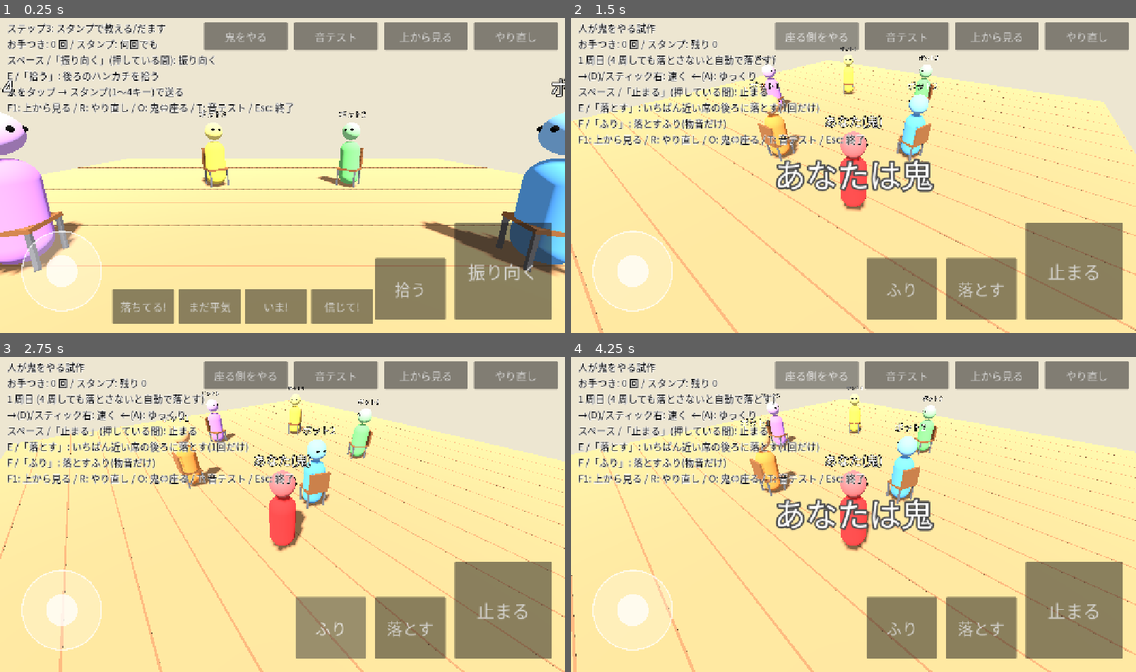
Above: before the commit, frames 1-4 (two rows, left to right).
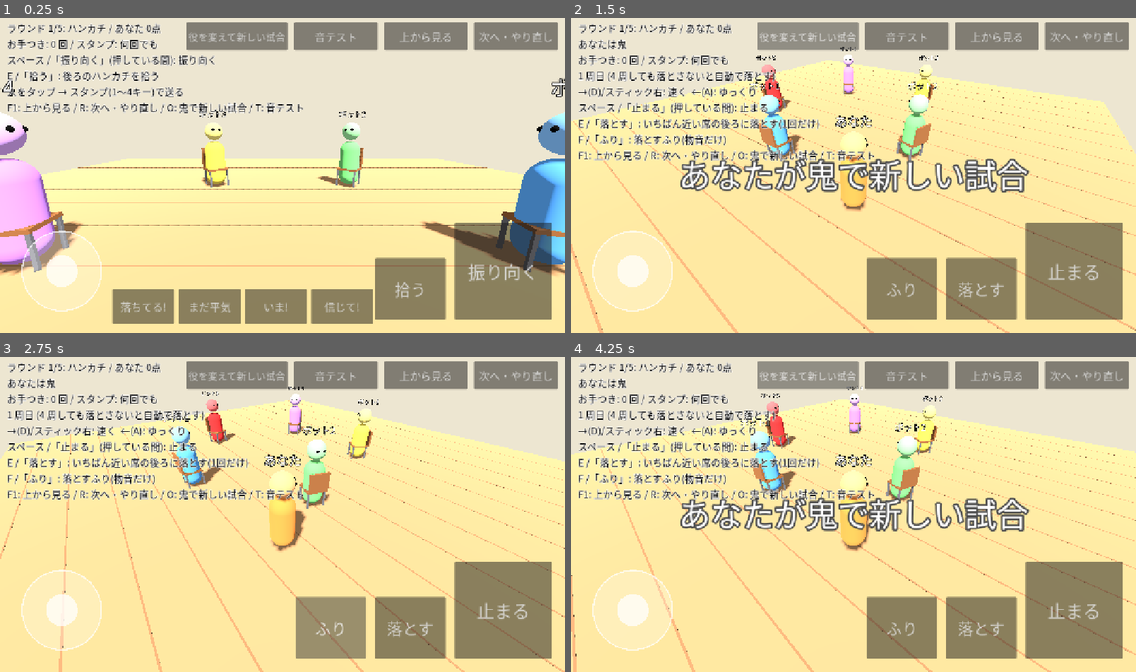
Above: after the commit, the same moments.

Repository: LisaYuumi/ushiro-micha-dame
Game: Godot game, scene res://scenes/main.tscn
The game is run twice, just before and just after one commit, with the same random seed, the same clock (stepped at 60 frames per second) and the same inputs.
Inputs (mouse positions are in pixels of both pictures, inside the frame that each line leads up to):
- Up to frame 1 (0.25 s): no input
- Up to frame 2 (1.5 s): click (1085, 36) at 0.5 s, where only the run before the commit has a clickable "やり直し"; click (819, 36) at 1.25 s, where only the run before the commit has a clickable "鬼をやる"
- Up to frame 3 (2.75 s): click "ふり" at 2 s
- Up to frame 4 (4.25 s): click (819, 375) at 2.75 s, where only the run before the commit has a clickable "座る側をやる"; click (808, 375) at 3.5 s, where only the run after the commit has a clickable "役を変えて新しい試合"

The runs differ from the first frame. In frame 1, 1.7% of the frame differs, in the area x 1-98%, y 1-31%; in frame 2, 13%; in frame 3, 9.4%; in frame 4, 13%, in the area x 1-98%, y 1-60%.

Commit message:
Five-round match with heavier items each round, and scores
- Items (classroom set): ハンカチ, 上履き, ランドセル, 机, 教卓
- Heavier items: louder, lower, farther-reaching drop sound; slower chaser
  and slower oni while carrying; bots notice sooner
- Players persist across rounds; the loser becomes the next oni
  (touched: oni again, sat: chaser, missed: the one who didn't notice)
- Scores: oni sat +3, chaser touched +3, missed -2; ranking at match end
- 次へ・やり直し: next round after a result, otherwise restart the round

Co-Authored-By: Claude Opus 5.5 <noreply@anthropic.com>
Claude-Session: https://claude.ai/code/session_018gGhz8RHTqLMKymXrJnaB4

Diff:
--- a/scripts/bot/bot_brain.gd
+++ b/scripts/bot/bot_brain.gd
@@ -63,7 +63,9 @@
 	if not state.has_handkerchief_behind(a):
 		return
 	if not _notice_left.has(a.id):
-		_notice_left[a.id] = rng.randf_range(GameConfig.BOT_NOTICE_TIME_MIN, GameConfig.BOT_NOTICE_TIME_MAX)
+		# 重い落とし物ほど置く音が大きいので、早く気づく
+		var k := lerpf(1.0, GameConfig.BOT_NOTICE_HEAVY, state.item_weight())
+		_notice_left[a.id] = rng.randf_range(GameConfig.BOT_NOTICE_TIME_MIN, GameConfig.BOT_NOTICE_TIME_MAX) * k
 	_notice_left[a.id] -= delta
 	if _notice_left[a.id] <= 0.0:
 		state.pick_up(a.id)
--- a/scripts/core/game_config.gd
+++ b/scripts/core/game_config.gd
@@ -106,3 +106,22 @@
 const ONI_MAX_LAPS_BEFORE_DROP := 4
 ## 鬼の「ふり」の物音で、その席のボットがだまされて振り向く確率(0〜1)
 const BOT_FEINT_FOOL_CHANCE := 0.3
+
+# --- 試合 ---
+## 1試合のラウンド数(落とし物は Items の順に重くなる)
+const ROUNDS_PER_MATCH := 5
+## 点数(企画書の仮の点数表)
+const SCORE_ONI_SAT := 3
+const SCORE_CHASER_TOUCHED := 3
+const SCORE_MISSED := -2
+
+# --- 落とし物の重さ(重さ 0 = ハンカチ、1 = 教卓) ---
+## 置く音の大きさ(dB)と、聞こえる距離。重いほど大きく遠くまで
+const DROP_VOLUME_DB_HEAVY := 6.0
+const DROP_SOUND_RANGE_HEAVY := 8.0
+## 拾って追いかける人の速さの倍率(重いほど遅い)
+const CARRY_SPEED_HEAVY := 0.7
+## 落とすまで鬼が持ち歩く間の速さの倍率
+const ONI_CARRY_SPEED_HEAVY := 0.8
+## ボットが気づくまでの時間の倍率(重いほど音が大きく、早く気づく)
+const BOT_NOTICE_HEAVY := 0.45
--- a/scripts/core/game_state.gd
+++ b/scripts/core/game_state.gd
@@ -87,6 +87,13 @@
 ## 勝敗。{"winner": id, "loser": id, "reason": "touched" / "sat" / "missed"}
 var result: Dictionary = {}
 
+## 試合: 今のラウンド(0 から)、点数(id -> 点)、試合が終わったか
+var round_index: int = 0
+var scores: Dictionary = {}
+var match_over: bool = false
+var _round_start_lineup: Array = []
+var _round_start_oni: int = -1
+
 ## いま表示中のスタンプ。受け取った人の id -> {"kind", "sender", "time_left", "truthful"}
 var active_stamps: Dictionary = {}
 
@@ -96,21 +103,15 @@
 var rng := RandomNumberGenerator.new()
 
 
-## ラウンドを最初から始める。seed を指定すると毎回同じ展開になる(テスト用)。
-## player_is_oni = true なら、この画面のプレイヤーが鬼になり、席にはボットが座る。
-func start_round(seed_value: int = -1, player_is_oni: bool = false) -> void:
-	oni_is_player = player_is_oni
-	local_player_id = GameConfig.SEAT_COUNT if player_is_oni else 0
+## 新しい試合を始める(ラウンド1から)。seed を指定すると毎回同じ展開になる(テスト用)。
+## player_is_oni = true なら、この画面のプレイヤーが最初の鬼になる。
+func start_match(seed_value: int = -1, player_is_oni: bool = false) -> void:
 	if seed_value >= 0:
 		rng.seed = seed_value
 	else:
 		rng.randomize()
-
 	seat_positions.clear()
 	seat_yaws.clear()
-	actors.clear()
-	events.clear()
-
 	for i in GameConfig.SEAT_COUNT:
 		var a := seat_angle(i)
 		seat_positions.append(_ring_point(a, GameConfig.RING_RADIUS))
@@ -123,37 +124,111 @@
 		Color(0.45, 0.8, 0.45),
 		Color(0.9, 0.8, 0.3),
 		Color(0.75, 0.5, 0.9),
-		Color(0.95, 0.6, 0.75),
+		Color(0.85, 0.2, 0.2),
 	]
-
-	for i in GameConfig.SEAT_COUNT:
+	# 登場人物は試合のあいだ同じ。席に5人、鬼が1人(id は 0〜5)
+	actors.clear()
+	local_player_id = GameConfig.SEAT_COUNT if player_is_oni else 0
+	var bot_no := 1
+	for i in GameConfig.SEAT_COUNT + 1:
 		var actor := Actor.new()
 		actor.id = i
 		actor.is_bot = i != local_player_id
-		if player_is_oni:
-			actor.display_name = "ボット%d" % (i + 1)
+		if actor.is_bot:
+			actor.display_name = "ボット%d" % bot_no
+			bot_no += 1
 		else:
-			actor.display_name = "あなた" if i == local_player_id else "ボット%d" % i
-		actor.color = palette[i % palette.size()]
-		actor.stamps_left = GameConfig.STAMPS_PER_ROUND
-		_sit(actor, i)
+			actor.display_name = "あなた"
+		actor.color = palette[0] if not actor.is_bot else palette[bot_no - 1]
 		actors.append(actor)
-
-	var oni := Actor.new()
-	oni.id = actors.size()
-	oni.is_bot = not player_is_oni
-	oni.display_name = "あなた(鬼)" if player_is_oni else "鬼"
-	oni.role = Role.ONI
-	oni.color = Color(0.85, 0.2, 0.2)
-	actors.append(oni)
-	oni_id = oni.id
+	scores = {}
+	for a in actors:
+		scores[a.id] = 0
+	round_index = 0
+	match_over = false
+	var lineup := []
+	for i in GameConfig.SEAT_COUNT:
+		lineup.append(i)
+	_begin_round(lineup, GameConfig.SEAT_COUNT)
+
+
+## 互換用: 新しい試合を始める
+func start_round(seed_value: int = -1, player_is_oni: bool = false) -> void:
+	start_match(seed_value, player_is_oni)
+
+
+## 勝敗が出たあと、次のラウンドへ。負けた人が次の鬼になる。
+## 最後のラウンドのあとなら試合終了(match_over)。戻り値: 次のラウンドが始まったら true
+func next_round() -> bool:
+	if phase != Phase.RESULT or match_over:
+		return false
+	if round_index + 1 >= GameConfig.ROUNDS_PER_MATCH:
+		match_over = true
+		events.append({"type": "match_over", "scores": scores.duplicate()})
+		return false
+	var seats := _lineup_after_result()
+	round_index += 1
+	_begin_round(seats[0], seats[1])
+	return true
+
+
+## 今のラウンドを、同じ並びのまま最初からやり直す
+func restart_round() -> void:
+	_begin_round(_round_start_lineup.duplicate(), _round_start_oni)
+
+
+## 今のラウンドの落とし物の名前と重さ(0〜1)
+func item_name() -> String:
+	return Items.name_of(round_index)
+
+
+func item_weight() -> float:
+	return Items.weight_of(round_index)
+
+
+## 勝敗のあとの並び: [席ごとの id の配列, 次の鬼の id]
+func _lineup_after_result() -> Array:
+	var seat_ids := []
+	seat_ids.resize(GameConfig.SEAT_COUNT)
+	for a in actors:
+		if a.role == Role.SEATED and a.seat_index >= 0:
+			seat_ids[a.seat_index] = a.id
+	var next_oni: int = result["loser"]
+	match result["reason"]:
+		"touched":
+			# 鬼が負け: 追いかけた人は自分の席に戻る。鬼はそのまま
+			seat_ids[vacant_seat] = chaser_id
+		"sat":
+			# 鬼はもう空いた席に座っている。追いかけた人が次の鬼
+			pass
+		"missed":
+			# 気づかなかった人が鬼になり、鬼がその席に入る
+			seat_ids[drop_target_seat] = oni_id
+	return [seat_ids, next_oni]
+
+
+## seat_ids[i] の人を席 i に座らせ、oni を鬼にしてラウンドを始める
+func _begin_round(seat_ids: Array, oni: int) -> void:
+	events.clear()
+	_round_start_lineup = seat_ids.duplicate()
+	_round_start_oni = oni
+	for a in actors:
+		a.looking_back = false
+		a.move_dir = Vector3.ZERO
+		a.stamps_left = GameConfig.STAMPS_PER_ROUND
+	for i in seat_ids.size():
+		_sit(get_actor(seat_ids[i]), i)
+	oni_id = oni
+	var oni_actor := get_actor(oni)
+	oni_actor.role = Role.ONI
+	oni_is_player = oni == local_player_id
 
 	# 鬼は席と席の間から歩きはじめる
 	oni_angle = seat_angle(0) + TAU / (GameConfig.SEAT_COUNT * 2)
 	oni_start_angle = oni_angle
 	oni_radius = GameConfig.ONI_WALK_RADIUS
 	oni_holding_stop = false
-	_place_on_walk_ring(oni, oni_angle)
+	_place_on_walk_ring(oni_actor, oni_angle)
 
 	phase = Phase.WALKING
 	handkerchief_on_floor = false
@@ -168,12 +243,13 @@
 	active_stamps = {}
 	var step := TAU / GameConfig.SEAT_COUNT
 	next_seat_crossing = ceilf(oni_angle / step) * step
-	if player_is_oni:
+	if oni_is_player:
 		# 人が鬼のときは、いつ誰に落とすかは本人が決める
 		drop_target_seat = -1
 		drop_angle = INF
 	else:
 		_plan_drop()
+	events.append({"type": "round_start", "round": round_index, "item": item_name()})
 
 
 ## 時間を delta 秒すすめる。
@@ -330,6 +406,7 @@
 		"type": "rustle",
 		"seat": _seat_at_angle(crossing),
 		"pos": _ring_point(crossing, GameConfig.DROP_RADIUS),
+		"weight": item_weight(),
 		"feint": true,
 	})
 
@@ -346,6 +423,12 @@
 
 ## 鬼が歩く速さ。ボットの鬼はいつも同じ。人の鬼はスティックで変えられ、止まることもできる
 func _oni_walk_speed(oni: Actor) -> float:
+	# 落とすまでは重い落とし物を持っているので遅い
+	var carry := lerpf(1.0, GameConfig.ONI_CARRY_SPEED_HEAVY, item_weight()) if phase == Phase.WALKING else 1.0
+	return _oni_walk_speed_base(oni) * carry
+
+
+func _oni_walk_speed_base(oni: Actor) -> float:
 	if not oni_is_player:
 		return GameConfig.ONI_WALK_SPEED
 	if oni_holding_stop:
@@ -422,6 +505,10 @@
 		"result": result,
 		"stamps": active_stamps,
 		"oni_is_player": oni_is_player,
+		"round": round_index,
+		"item": item_name(),
+		"scores": scores,
+		"match_over": match_over,
 		"oni_radius": oni_radius,
 	}
 
@@ -461,6 +548,7 @@
 				"type": "rustle",
 				"seat": _seat_at_angle(oni_angle),
 				"pos": _ring_point(oni_angle, GameConfig.DROP_RADIUS),
+				"weight": item_weight(),
 			})
 
 
@@ -526,7 +614,8 @@
 	var dir := (forward + outward * steer).normalized()
 	# 輪の中心からの距離(r)と角度(ang)で動かす。走れる範囲の端に当たったら、
 	# 外/内へ動けなかった分を前へ回して、いつでも同じ速さで走る
-	var step := GameConfig.CHASER_SPEED * delta
+	# 重い落とし物を持っているほど遅い
+	var step := GameConfig.CHASER_SPEED * lerpf(1.0, GameConfig.CARRY_SPEED_HEAVY, item_weight()) * delta
 	var r := Vector2(a.position.x, a.position.z).length()
 	var dr := dir.dot(outward) * step
 	var new_r := clampf(r + dr, GameConfig.CHASER_MIN_RADIUS, GameConfig.CHASER_MAX_RADIUS)
@@ -540,6 +629,14 @@
 func _finish(winner_id: int, loser_id: int, reason: String) -> void:
 	phase = Phase.RESULT
 	result = {"winner": winner_id, "loser": loser_id, "reason": reason}
+	match reason:
+		"sat":
+			scores[winner_id] += GameConfig.SCORE_ONI_SAT
+		"touched":
+			scores[winner_id] += GameConfig.SCORE_CHASER_TOUCHED
+		"missed":
+			scores[loser_id] += GameConfig.SCORE_MISSED
+	result["scores"] = scores.duplicate()
 	for a in actors:
 		a.move_dir = Vector3.ZERO
 	var e := result.duplicate()
@@ -564,6 +661,7 @@
 		"type": "dropped",
 		"seat": drop_target_seat,
 		"pos": handkerchief_position,
+		"weight": item_weight(),
 	})
 	# 振り向いたまま待っていた人の後ろに落とした場合は、その場で見つかる
 	var target := get_actor_at_seat(drop_target_seat)
--- /dev/null
+++ b/scripts/core/items.gd
@@ -0,0 +1,19 @@
+class_name Items
+extends RefCounted
+## 落とし物(舞台: 教室)。ラウンドごとに重くなる。
+## 重さ(0〜1)で、置く音の大きさ・追いかける人の速さなどが変わる(数値は GameConfig)。
+
+const NAMES := ["ハンカチ", "上履き", "ランドセル", "机", "教卓"]
+const WEIGHTS := [0.0, 0.25, 0.5, 0.75, 1.0]
+
+
+static func count() -> int:
+	return NAMES.size()
+
+
+static func name_of(index: int) -> String:
+	return NAMES[clampi(index, 0, NAMES.size() - 1)]
+
+
+static func weight_of(index: int) -> float:
+	return WEIGHTS[clampi(index, 0, WEIGHTS.size() - 1)]
--- a/scripts/input/touch_controls.gd
+++ b/scripts/input/touch_controls.gd
@@ -39,9 +39,9 @@
 	stick.offset_bottom = -30
 	# 右上: 確認用の操作
 	_add_button("上から見る", "debug_top_camera", Vector2(1, 0), Rect2(-410, 16, 190, 64), 24)
-	_add_button("やり直し", "restart", Vector2(1, 0), Rect2(-206, 16, 190, 64), 24)
+	_add_button("次へ・やり直し", "restart", Vector2(1, 0), Rect2(-206, 16, 190, 64), 24)
 	_add_button("音テスト", "sound_test", Vector2(1, 0), Rect2(-614, 16, 190, 64), 24)
-	_role_button = _add_button("鬼をやる", "toggle_role", Vector2(1, 0), Rect2(-818, 16, 190, 64), 24)
+	_role_button = _add_button("役を変える", "toggle_role", Vector2(1, 0), Rect2(-858, 16, 230, 64), 22)
 	set_oni_mode(false)
 
 
@@ -51,7 +51,7 @@
 		b.visible = not is_oni
 	for b in _oni_buttons:
 		b.visible = is_oni
-	_role_button.text = "座る側をやる" if is_oni else "鬼をやる"
+	_role_button.text = "役を変えて新しい試合"
 	# 切りかえで押しっぱなしになった指を離しておく
 	for index in _touch_action.keys():
 		var entry: Dictionary = _touch_action[index]
--- a/scripts/main.gd
+++ b/scripts/main.gd
@@ -36,10 +36,16 @@
 	hud.hide_message()
 
 
+## 新しい試合を始める
 func _start_round() -> void:
-	state.start_round(-1, _player_is_oni)
+	state.start_match(-1, _player_is_oni)
+	_refresh_round()
+
+
+## ラウンドが変わったときに、画面とボットを作り直す
+func _refresh_round() -> void:
 	bots.reset()
-	touch.set_oni_mode(_player_is_oni)
+	touch.set_oni_mode(state.oni_is_player)
 	_last_sound = ""
 	_stamp_target = -1
 	hud.show_stamp("", Color.WHITE)
@@ -76,11 +82,12 @@
 		view.toggle_top_camera()
 		_update_help()
 	elif event.is_action_pressed("restart"):
-		_start_round()
+		_on_restart_pressed()
 	elif event.is_action_pressed("toggle_role"):
+		# 最初の鬼を自分にするかどうかを切りかえて、新しい試合を始める
 		_player_is_oni = not _player_is_oni
 		_start_round()
-		hud.show_message("あなたは鬼" if _player_is_oni else "あなたは座る側", Color(0.3, 0.3, 0.3), 1.2)
+		hud.show_message("あなたが鬼で新しい試合" if _player_is_oni else "座る側で新しい試合", Color(0.3, 0.3, 0.3), 1.2)
 	elif event.is_action_pressed("sound_test"):
 		view.play_test_beep()
 	elif event.is_action_pressed("quit"):
@@ -101,6 +108,38 @@
 			if id >= 0:
 				_stamp_target = id
 				_update_help()
+
+
+## 「次へ・やり直し」: 勝敗が出ていれば次のラウンドへ、試合が終わっていれば新しい試合、
+## ラウンドの途中なら、そのラウンドをやり直す
+func _on_restart_pressed() -> void:
+	if state.match_over:
+		_start_round()
+	elif state.phase == GameState.Phase.RESULT:
+		if state.next_round():
+			_refresh_round()
+			hud.show_message("ラウンド %d: %s" % [state.round_index + 1, state.item_name()], Color(0.3, 0.3, 0.3), 1.5)
+		else:
+			_show_match_result()
+	else:
+		state.restart_round()
+		_refresh_round()
+
+
+func _show_match_result() -> void:
+	var ids := state.scores.keys()
+	ids.sort_custom(func(a, b): return state.scores[a] > state.scores[b])
+	var lines := PackedStringArray(["試合終了!"])
+	var rank := 0
+	var prev := INF
+	for i in ids.size():
+		var sc: int = state.scores[ids[i]]
+		if sc != prev:
+			rank = i + 1
+			prev = sc
+		lines.append("%d位 %s  %d点" % [rank, _name(ids[i]), sc])
+	lines.append("「次へ」(R)で新しい試合")
+	hud.show_message("\n".join(lines), Color(0.9, 0.6, 0.1), 0.0)
 
 
 func _send_stamp(kind: String) -> void:
@@ -190,7 +229,10 @@
 				color = Color(0.9, 0.6, 0.1)
 			else:
 				text = "鬼の勝ち\n(%s が気づかなかった)" % _name(r["loser"])
-	hud.show_message(text + "\n「やり直し」(R)で次のラウンド", color, 0.0)
+	var me_score: int = state.scores.get(me, 0)
+	var last := state.round_index + 1 >= GameConfig.ROUNDS_PER_MATCH
+	var next_text := "最終結果" if last else "次のラウンド(%s)" % Items.name_of(state.round_index + 1)
+	hud.show_message("%s\nあなた: %d点\n「次へ」(R)で%s" % [text, me_score, next_text], color, 0.0)
 
 
 func _name(id: int) -> String:
@@ -199,7 +241,10 @@
 
 
 func _update_help() -> void:
-	var lines := PackedStringArray(["人が鬼をやる試作" if state.oni_is_player else "ステップ3: スタンプで教える/だます"])
+	var lines := PackedStringArray(["ラウンド %d/%d: %s / あなた %d点" % [
+		state.round_index + 1, GameConfig.ROUNDS_PER_MATCH, state.item_name(), state.scores.get(state.local_player_id, 0)]])
+	if state.oni_is_player:
+		lines.append("あなたは鬼")
 	var me := state.get_local_player()
 	var left := "何回でも" if me.stamps_left < 0 else "残り %d" % me.stamps_left
 	lines.append("お手つき: %d 回 / スタンプ: %s" % [me.otetsuki_count, left])
@@ -232,5 +277,5 @@
 		lines.append("スペース /「振り向く」(押している間): 振り向く")
 		lines.append("E /「拾う」: 後ろのハンカチを拾う")
 		lines.append("人をタップ → スタンプ(1〜4キー)で送る")
-	lines.append("F1: 上から見る / R: やり直し / O: 鬼⇔座る / T: 音テスト / Esc: 終了")
+	lines.append("F1: 上から見る / R: 次へ・やり直し / O: 鬼で新しい試合 / T: 音テスト")
 	hud.set_help("\n".join(lines))
--- a/scripts/view/world_view.gd
+++ b/scripts/view/world_view.gd
@@ -48,7 +48,7 @@
 		var node := _build_character(a, a.id == state.local_player_id)
 		add_child(node)
 		_actor_nodes[a.id] = node
-	_build_handkerchief()
+	_build_handkerchief(state)
 	_build_stamp_labels(state)
 	_build_sounds(state)
 	_build_cameras(state)
@@ -71,9 +71,9 @@
 
 	var holder := state.get_actor(state.chaser_id)
 	if holder:
-		# 追いかける人が手に持っている
+		# 追いかける人が持って(大きい物は頭の上にかついで)走る
 		_handkerchief.visible = true
-		_handkerchief.position = holder.position + Vector3(0, 1.0, 0)
+		_handkerchief.position = holder.position + Vector3(0, _item_carry_height, 0)
 	else:
 		_handkerchief.visible = state.handkerchief_on_floor
 		_handkerchief.position = state.handkerchief_position
@@ -84,9 +84,12 @@
 func on_event(e: Dictionary) -> void:
 	match e.get("type"):
 		"dropped", "rustle":
-			# 本物もニセの物音も、まったく同じ音
+			# 本物もニセの物音も、まったく同じ音。重い物ほど大きく、低く、遠くまで聞こえる
+			var w: float = e.get("weight", 0.0)
 			_drop_player.position = e["pos"]
-			_drop_player.pitch_scale = randf_range(0.9, 1.1)
+			_drop_player.volume_db = lerpf(GameConfig.DROP_VOLUME_DB, GameConfig.DROP_VOLUME_DB_HEAVY, w)
+			_drop_player.unit_size = lerpf(GameConfig.DROP_SOUND_RANGE, GameConfig.DROP_SOUND_RANGE_HEAVY, w)
+			_drop_player.pitch_scale = lerpf(1.0, 0.5, w) * randf_range(0.9, 1.1)
 			_drop_player.play()
 
 
@@ -262,13 +265,31 @@
 		l.modulate = STAMP_COLORS[s["kind"]]
 
 
-## 仮のハンカチ: 白くて薄い四角
-func _build_handkerchief() -> void:
+## 落とし物の仮の形(大きさ・色)。ラウンドごとに重くなる
+const ITEM_SHAPES := [
+	[Vector3(0.35, 0.02, 0.35), Color(0.97, 0.97, 1.0)], # ハンカチ
+	[Vector3(0.14, 0.12, 0.3), Color(0.9, 0.9, 0.95)],   # 上履き
+	[Vector3(0.36, 0.4, 0.22), Color(0.8, 0.15, 0.15)],  # ランドセル
+	[Vector3(0.6, 0.7, 0.45), Color(0.65, 0.45, 0.25)],  # 机
+	[Vector3(0.9, 1.0, 0.5), Color(0.4, 0.25, 0.15)],    # 教卓
+]
+var _item_carry_height := 1.0
+
+
+func _build_handkerchief(state: GameState) -> void:
+	var shape: Array = ITEM_SHAPES[clampi(state.round_index, 0, ITEM_SHAPES.size() - 1)]
+	var size: Vector3 = shape[0]
 	var box := BoxMesh.new()
-	box.size = Vector3(0.35, 0.02, 0.35)
-	_handkerchief = _mesh(box, Color(0.97, 0.97, 1.0))
+	box.size = size
+	var mi := _mesh(box, shape[1])
+	# 床に置いたとき、底が床につくように
+	mi.position = Vector3(0, size.y / 2.0, 0)
+	_handkerchief = Node3D.new()
+	_handkerchief.add_child(mi)
 	_handkerchief.visible = false
 	add_child(_handkerchief)
+	# 小さい物は手に持ち、大きい物は頭の上にかつぐ
+	_item_carry_height = 0.9 if size.y < 0.3 else 1.75
 
 
 func _build_sounds(state: GameState) -> void:
--- a/tests/smoke_test.gd
+++ b/tests/smoke_test.gd
@@ -35,6 +35,9 @@
 	_test_player_oni_drop_and_feint()
 	_test_player_oni_auto_drop_after_laps()
 	_test_player_oni_rounds_finish()
+	_test_match_next_oni_is_loser()
+	_test_match_scores_and_end()
+	_test_heavier_items_slow_the_chaser()
 
 	_main = load("res://scenes/main.tscn").instantiate()
 	root.add_child(_main)
@@ -505,6 +508,123 @@
 	_check(reasons.size() >= 2, "人が鬼のときも、勝ったり負けたりする")
 
 
+## 勝敗が出るまで、ボットと一緒に進める
+func _play_round_with_bots(s: GameState, b: BotBrain) -> Dictionary:
+	for i in int(300.0 / STEP):
+		b.update(s, STEP)
+		s.tick(STEP)
+		for ev in s.take_events():
+			b.on_event(s, ev)
+			if ev["type"] == "result":
+				return ev
+	return {}
+
+
+func _test_match_next_oni_is_loser() -> void:
+	var seen := {}
+	for seed_value in 30:
+		var s := GameState.new()
+		s.start_match(seed_value)
+		var b := BotBrain.new()
+		b.reset(seed_value)
+		var e := _play_round_with_bots(s, b)
+		if e.is_empty():
+			_check(false, "seed %d: 1ラウンド目が終わる" % seed_value)
+			continue
+		var reason: String = e["reason"]
+		seen[reason] = true
+		var old_oni := s.oni_id
+		var chaser := s.chaser_id
+		var vacant := s.vacant_seat
+		var target_seat := s.drop_target_seat
+		_check(s.next_round(), "次のラウンドに進める")
+		_check(s.round_index == 1 and s.item_name() == Items.name_of(1), "2ラウンド目は %s" % Items.name_of(1))
+		_check(s.oni_id == e["loser"], "負けた人が次の鬼(%s)" % reason)
+		var seated := 0
+		for a in s.actors:
+			if a.role == GameState.Role.SEATED:
+				seated += 1
+		_check(seated == GameConfig.SEAT_COUNT, "席は全部うまっている")
+		match reason:
+			"touched":
+				_check(s.get_actor(chaser).seat_index == vacant, "タッチした人は自分の席に戻る")
+				_check(s.oni_id == old_oni, "鬼はもう一度鬼")
+			"sat":
+				_check(s.get_actor(old_oni).seat_index == vacant, "座れた鬼はその席に座ったまま")
+			"missed":
+				_check(s.get_actor(old_oni).seat_index == target_seat, "見逃されたら、鬼はその人の席に入る")
+		_check(s.phase == GameState.Phase.WALKING and not s.handkerchief_on_floor, "新しいラウンドは歩くところから")
+	_check(seen.size() >= 2, "いろいろな結果でためせた")
+
+
+func _test_match_scores_and_end() -> void:
+	var s := GameState.new()
+	s.start_match(61)
+	var b := BotBrain.new()
+	b.reset(61)
+	var total_rounds := 0
+	while true:
+		var e := _play_round_with_bots(s, b)
+		_check(not e.is_empty(), "ラウンド %d が終わる" % (s.round_index + 1))
+		if e.is_empty():
+			return
+		total_rounds += 1
+		match e["reason"]:
+			"sat":
+				_check(e["scores"][e["winner"]] >= GameConfig.SCORE_ONI_SAT or true, "")
+		if not s.next_round():
+			break
+		b.reset(61 + total_rounds)
+	_check(total_rounds == GameConfig.ROUNDS_PER_MATCH, "1試合は %d ラウンド" % GameConfig.ROUNDS_PER_MATCH)
+	_check(s.match_over, "最後のラウンドのあとは試合終了")
+	_check(_has(s.take_events(), "match_over"), "試合終了のお知らせが出る")
+	_check(not s.next_round(), "試合終了のあとは次のラウンドに進めない")
+	var sum := 0
+	for id in s.scores:
+		sum += s.scores[id]
+	_check(sum != 0, "点数が入っている")
+
+	# 点数の決まりを1つずつ確かめる
+	var s2 := GameState.new()
+	s2.start_match(63)
+	var before: Dictionary = s2.scores.duplicate()
+	var e2 := _run_until(s2, "result", 200.0)
+	_check(e2["reason"] == "missed", "(確認用)だれも気づかなければ見逃し")
+	_check(s2.scores[e2["loser"]] == before[e2["loser"]] + GameConfig.SCORE_MISSED, "気づかなかった人は %d 点" % GameConfig.SCORE_MISSED)
+	var s3 := _chasing_state(65)
+	var c := s3.get_actor(s3.chaser_id)
+	var e3 := {}
+	for i in int(60.0 / STEP):
+		s3.set_move(c.id, BotBrain.chase_steer(s3, c))
+		s3.tick(STEP)
+		for ev in s3.take_events():
+			if ev["type"] == "result":
+				e3 = ev
+		if not e3.is_empty():
+			break
+	if not e3.is_empty() and e3["reason"] == "touched":
+		_check(s3.scores[c.id] == GameConfig.SCORE_CHASER_TOUCHED, "タッチした人は +%d 点" % GameConfig.SCORE_CHASER_TOUCHED)
+
+
+func _test_heavier_items_slow_the_chaser() -> void:
+	var speeds := []
+	for round_no in [0, GameConfig.ROUNDS_PER_MATCH - 1]:
+		var s := GameState.new()
+		s.start_match(67)
+		s.round_index = round_no
+		s.restart_round()
+		_run_until(s, "dropped", 200.0)
+		for i in int(3.0 / STEP):
+			s.tick(STEP)
+		var target := s.get_actor_at_seat(s.drop_target_seat)
+		s.pick_up(target.id)
+		var p0 := target.position
+		s.tick(STEP)
+		speeds.append(target.position.distance_to(p0) / STEP)
+	_check(speeds[1] < speeds[0] * 0.8, "教卓を持つと、ハンカチより遅い")
+	print("chaser speed: handkerchief %.2f / heaviest %.2f" % [speeds[0], speeds[1]])
+
+
 # --- 道具 ---
 
 func _dropped_state(seed_value: int) -> GameState:
